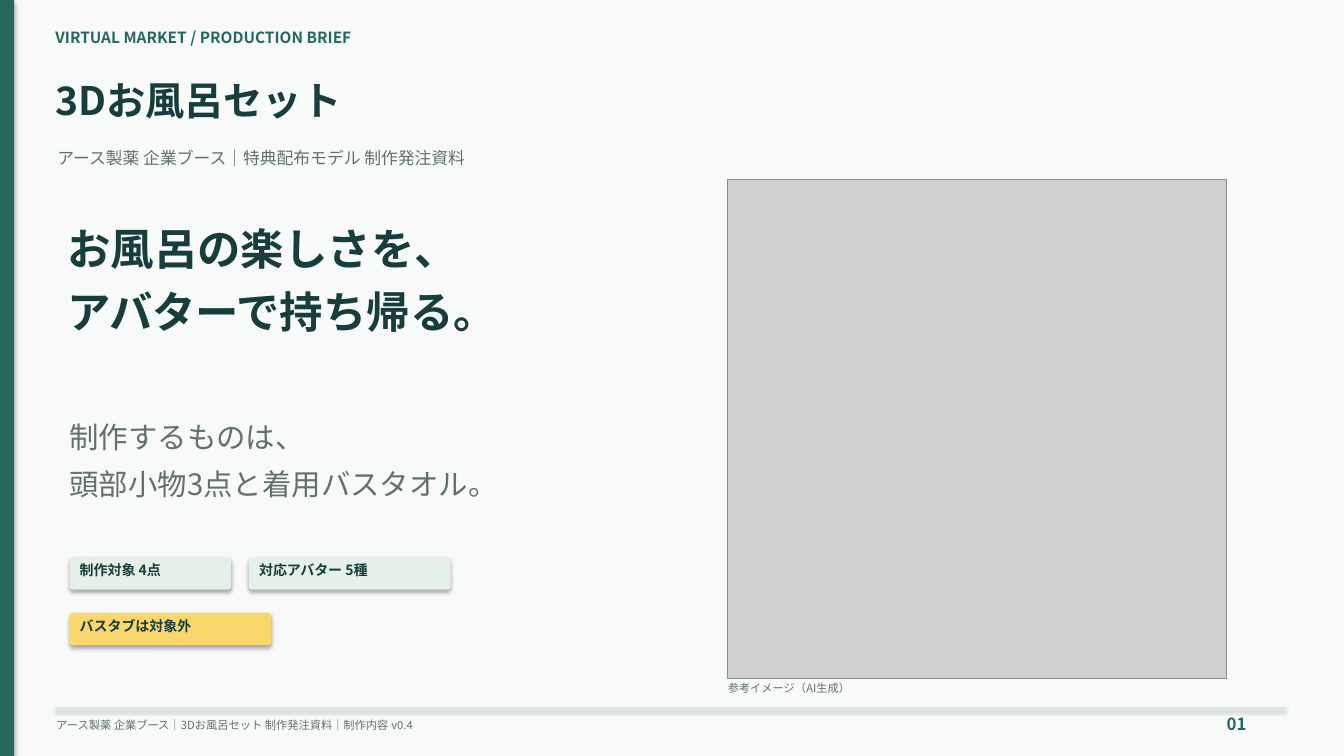
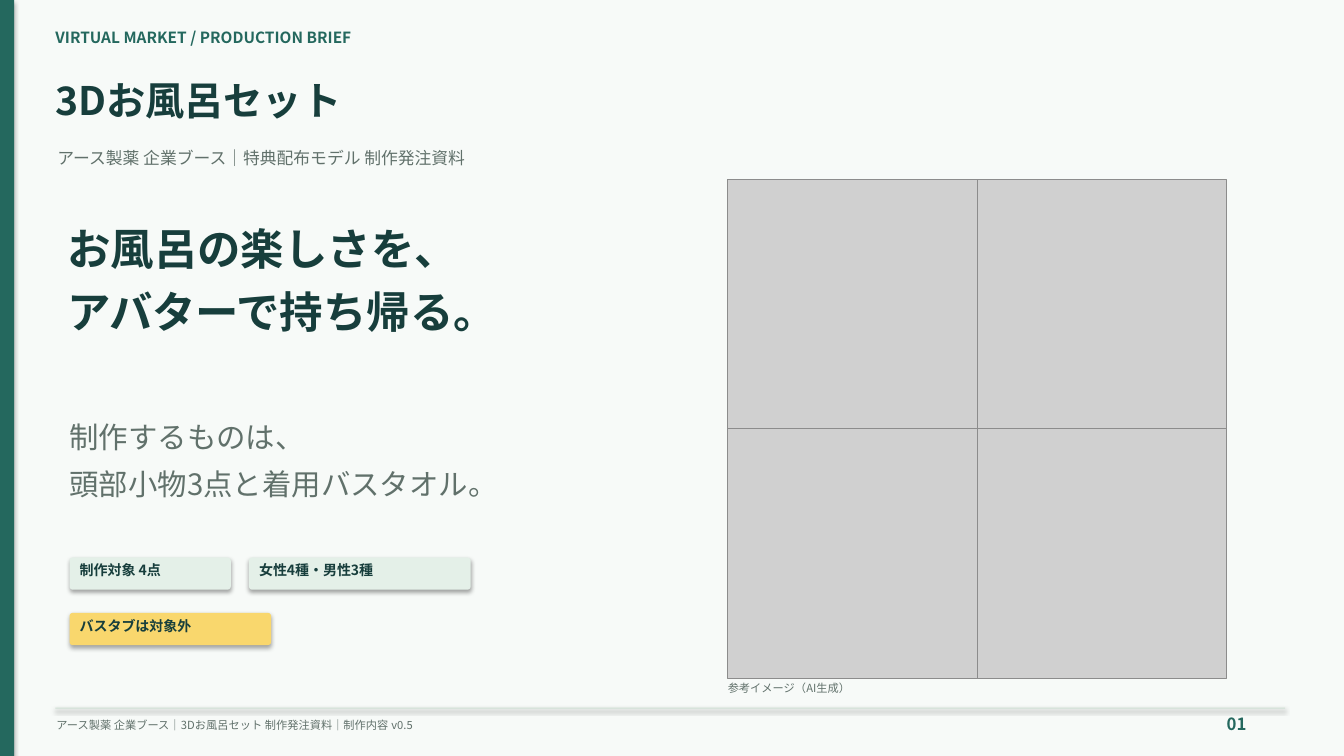
Before and after one commit to morishihikky/cordex, a slide deck: slide 1 of documents/slides/bath-set-production-slides.pptx. Drawn at 1344x756 pixels with LibreOffice and Linux fonts; fonts in the diff are those of the drawing; grey boxes stand for pictures. Boxes give left, top, right and bottom in pixels: in the first picture for what was removed or moved away, otherwise in the second. Text is boxed around its words. In the diff, an @@ line names an element or a change of style, - is before the commit and + after.

```diff
--- a/documents/slides/bath-set-production-slides.pptx
+++ b/documents/slides/bath-set-production-slides.pptx
@@ picture added at bbox=[728, 179, 978, 430] @@
@@ picture added at bbox=[978, 179, 1228, 430] @@
@@ picture: place and size @@
-picture at bbox=[728, 179, 1227, 679]
+picture at bbox=[728, 429, 978, 679]
@@ picture added at bbox=[978, 429, 1228, 679] @@
@@ rounded rectangle: place and size @@
-rounded rectangle at bbox=[249, 558, 451, 590]
+rounded rectangle at bbox=[249, 558, 471, 590]
@@ text at bbox=[259, 563, 373, 577]: text changed @@
-対応アバター 5種
+女性4種・男性3種
@@ text at bbox=[56, 719, 412, 730]: text changed @@
-アース製薬 企業ブース｜3Dお風呂セット 制作発注資料｜制作内容 v0.4
+アース製薬 企業ブース｜3Dお風呂セット 制作発注資料｜制作内容 v0.5
```
Also in this commit, not shown: 7 other slides changed, 19 other files.
